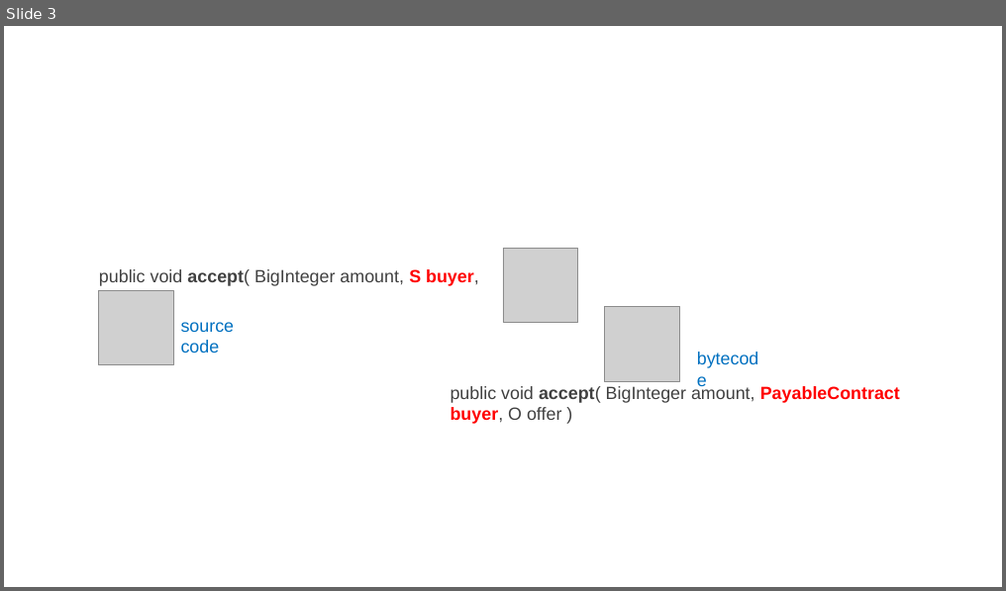
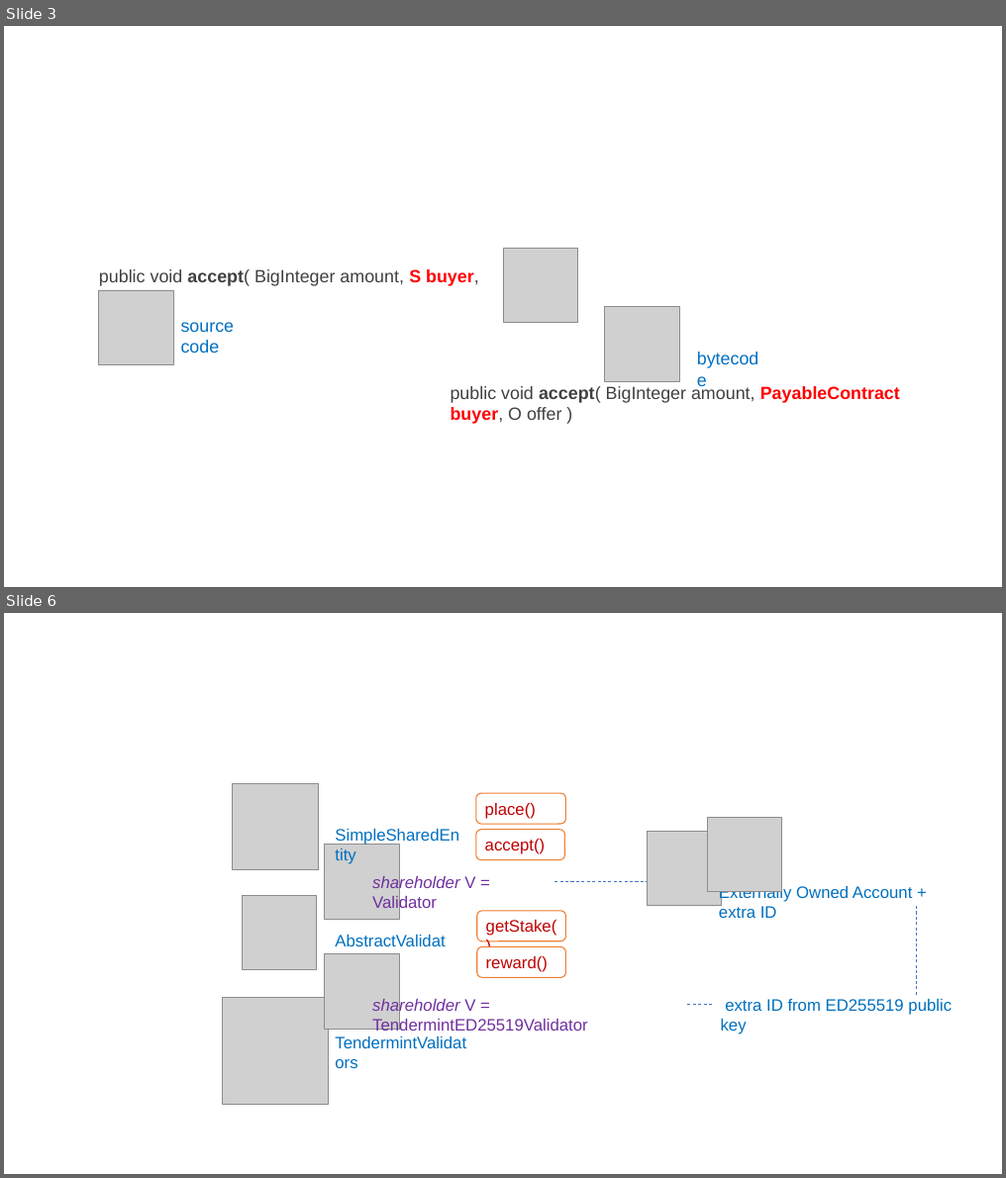
Before and after one commit to spoto/generics, a slide deck: cluster_computing/figures/figures.pptx. Shown one above the other, each under a label of ours: slide 3 before the commit, slides 3 and 6 after it; the slides between them are not shown. The pictures are 1006x591 and 1006x1178 pixels, drawn with LibreOffice and Linux fonts; fonts in the diff are those of the drawing; grey boxes stand for pictures. Boxes give left, top, right and bottom in pixels: in the first picture for what was removed or moved away, otherwise in the second. Text is boxed around its words. In the diff, an @@ line names an element or a change of style, - is before the commit and + after.

```diff
--- a/cluster_computing/figures/figures.pptx
+++ b/cluster_computing/figures/figures.pptx
@@ slide 6 added at (4, 613, 1002, 1174), background #FFFFFF @@
@@ picture added at (232, 783, 319, 870) @@
@@ rounded rectangle added at (476, 793, 566, 824), fill #FFFFFF, outline #ED7D31 1 pt, 16 pt, text #C00000 @@
+place()
@@ picture added at (707, 817, 782, 892) @@
@@ picture added at (325, 845, 399, 919) @@
@@ text added at (328, 821, 469, 849), 16 pt, text #0070C0 @@
+SimpleSharedEntity
@@ rounded rectangle added at (476, 830, 565, 861), fill #FFFFFF, outline #ED7D31 1 pt, 16 pt, text #C00000 @@
+accept()
@@ picture added at (648, 831, 722, 906) @@
@@ text added at (372, 874, 475, 912), 16 pt, text #7030A0, italic @@
+shareholder V = Validator
@@ picture added at (242, 895, 317, 970) @@
@@ line added from (555, 882) to (648, 882), #4472C4 0.75 pt dashed @@
@@ text added at (719, 884, 913, 918), 16 pt, text #0070C0 @@
+Externally Owned Account + extra ID
@@ line added from (916, 906) to (916, 995), #4472C4 0.75 pt dashed @@
@@ text added at (328, 928, 460, 956), 16 pt, text #0070C0 @@
+AbstractValidators
@@ rounded rectangle added at (477, 911, 566, 942), fill #FFFFFF, outline #ED7D31 1 pt, 16 pt, text #C00000 @@
+getStake()
@@ picture added at (325, 955, 399, 1029) @@
@@ rounded rectangle added at (477, 947, 566, 977), fill #FFFFFF, outline #ED7D31 1 pt, 16 pt, text #C00000 @@
+reward()
@@ picture added at (222, 998, 328, 1104) @@
@@ text added at (372, 997, 587, 1031), 16 pt, text #7030A0 @@
+shareholder V = TendermintED25519Validator
@@ line added from (687, 1005) to (713, 1005), #4472C4 0.75 pt dashed @@
@@ text added at (721, 999, 951, 1035), 16 pt, text #0070C0 @@
+extra ID from ED255519 public key
@@ text added at (328, 1029, 480, 1057), 16 pt, text #0070C0 @@
+TendermintValidators
```
Also in this commit, not shown: 1 slide changed, 2 other slides added, 12 other files.
